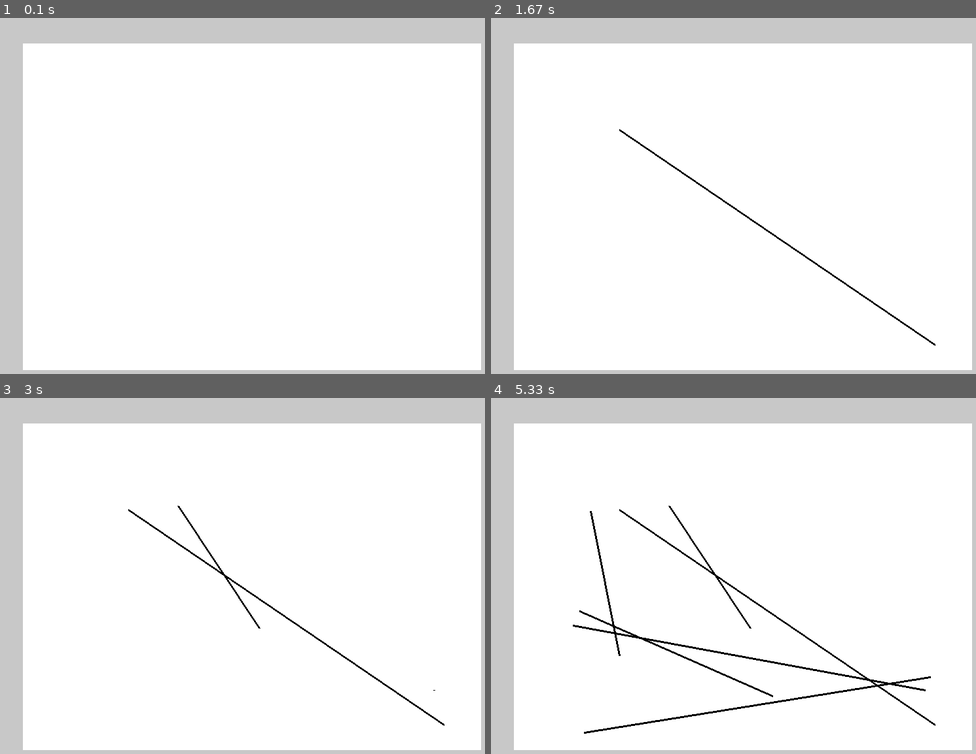
Above: before the commit, frames 1-4 (two rows, left to right).
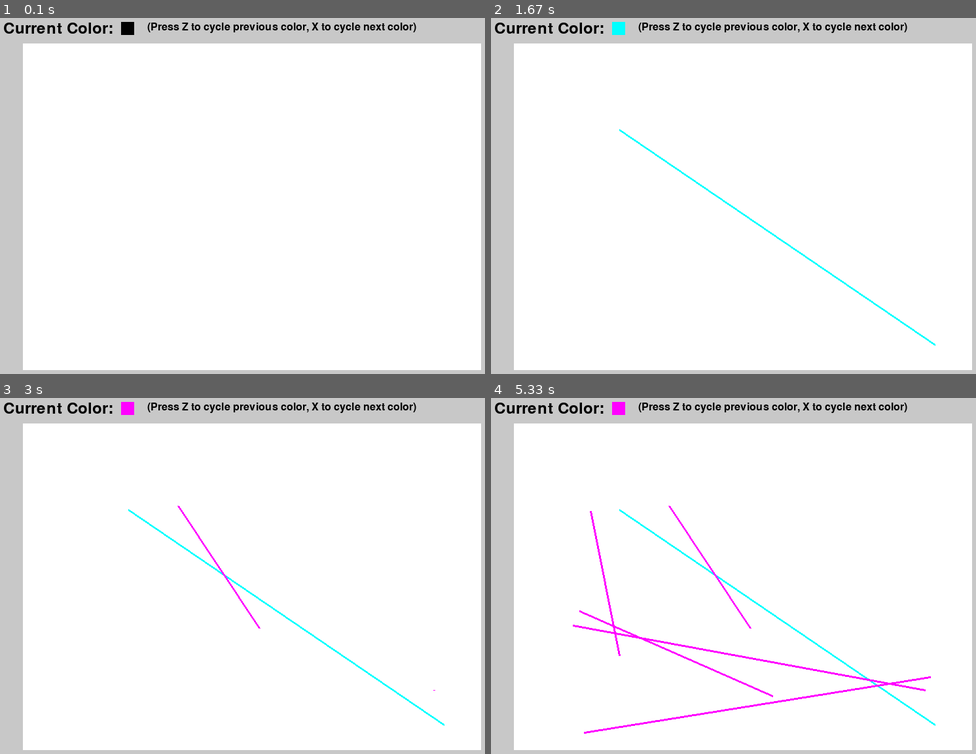
Above: after the commit, the same moments.

Repository: harricrossfire/drawing_game
Game: pygame game, started from drawing_pygame.py
Same seed, same stepped clock (60 frames per second), same inputs: the game is played once before the commit and once after it.
Inputs (mouse positions are in pixels of both pictures, inside the frame that each line leads up to):
- Up to frame 1 (0.1 s): no input
- Up to frame 2 (1.67 s): tap Z at 0.33, 0.73, 1.03 s; hold X 0.67-1.13 s; move the mouse to (617, 210) at 0.7 s; click (932, 345) at 1.22 s; click (617, 128) at 1.55 s
- Up to frame 3 (3 s): tap Z at 1.9, 2.2 s; click (257, 629) at 1.92 s; tap X at 1.98 s; click (179, 504) at 2.38 s; click (431, 689) at 2.72 s
- Up to frame 4 (5.33 s): click (573, 625) at 3.05 s; click (592, 511) at 3.38 s; click (617, 654) at 3.72 s; click (932, 675) at 4.05 s; click (583, 732) at 4.38 s; click (578, 611) at 4.72 s; click (772, 697) at 5.05 s

The runs differ from the first frame. In frame 1, 1.0% of the frame differs, in the area x 0-86%, y 1-5%; in frame 2, 1.4%; in frame 3, 1.5%; in frame 4, 2.6%, in the area x 0-92%, y 1-95%.

Commit message:
Added color cycling for lines

Diff:
--- a/drawing_pygame.py
+++ b/drawing_pygame.py
@@ -9,14 +9,37 @@
 drawing = False
 start_pos = None
 
+# Color options (I eventually want to make this more rubust, but we're going to stick to primary colors because it's like 12:00 and my wife wants to watch the Amazing Digital Circus with me).
+color_options = [(0, 0, 0), (255, 0, 0), (0, 255, 0), (0, 0, 255), (255, 255, 0), (255, 0, 255), (0, 255, 255), (255, 255, 255)]
+
 # This is the game ui
 screen = pygame.display.set_mode((800, 600))
-pygame.display.set_caption("Line Drawing")
+pygame.display.set_caption("Line Drawing Game")
+color_font = pygame.font.Font(None, 36)
+color_font_surface = color_font.render("Current Color:", True, (0, 0, 0))
+color_directions_font = pygame.font.Font(None, 24)
+color_directions_surface = color_directions_font.render("(Press Z to cycle previous color, X to cycle next color)", True, (0, 0, 0))
 drawing_space = pygame.Surface((700, 500))
 drawing_space.fill((255, 255, 255))
-current_color_box = pygame.Surface((50, 50))
-current_color = (0, 0, 0)
+current_color_box = pygame.Surface((20, 20))
+current_color = color_options[0]
+current_color_box.fill(current_color)
 
+# Color selection function
+def select_color(key):
+    global current_color
+    current_color_index = color_options.index(current_color)
+    if key == pygame.K_x:
+        if current_color_index == len(color_options) - 1:
+            current_color = color_options[0]
+        else:
+            current_color = color_options[current_color_index + 1]
+    elif key == pygame.K_z:
+        if current_color_index == 0:
+            current_color = color_options[len(color_options) - 1]
+        else:
+            current_color = color_options[current_color_index - 1]
+    current_color_box.fill(current_color)
 # Main loop
 running = True
 while running:
@@ -34,8 +57,13 @@
                     end_pos = mouse_pos
                     pygame.draw.line(drawing_space, current_color, (start_pos[0]-50, start_pos[1]-50), (end_pos[0]-50, end_pos[1]-50), 3)
                     drawing = False
+        elif event.type == pygame.KEYDOWN:
+            select_color(event.key)
     screen.fill((200, 200, 200))
     screen.blit(drawing_space, (50, 50))
+    screen.blit(color_font_surface, (20, 15))
+    screen.blit(current_color_box, (200, 17))
+    screen.blit(color_directions_surface, (240, 17))
 
 # After looking up information from pygame documentation and checking code through Gemini, my initial ideas recieved pushback.
 # I was able to optimize the preview lines I was looking for by taking a suggestion from Gemini to draw the preview lines on the screen, which will be filled over on each new loop.
